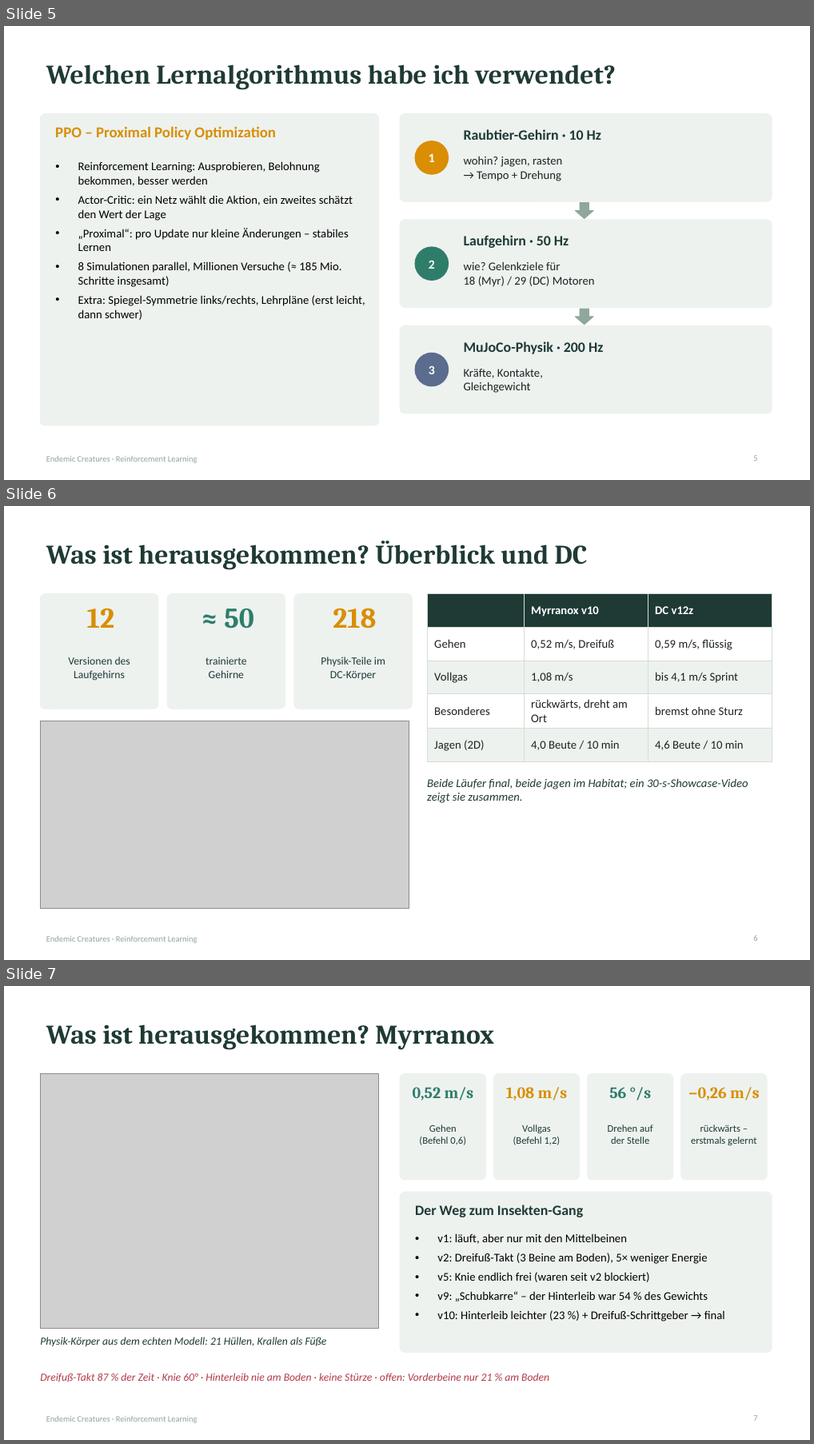
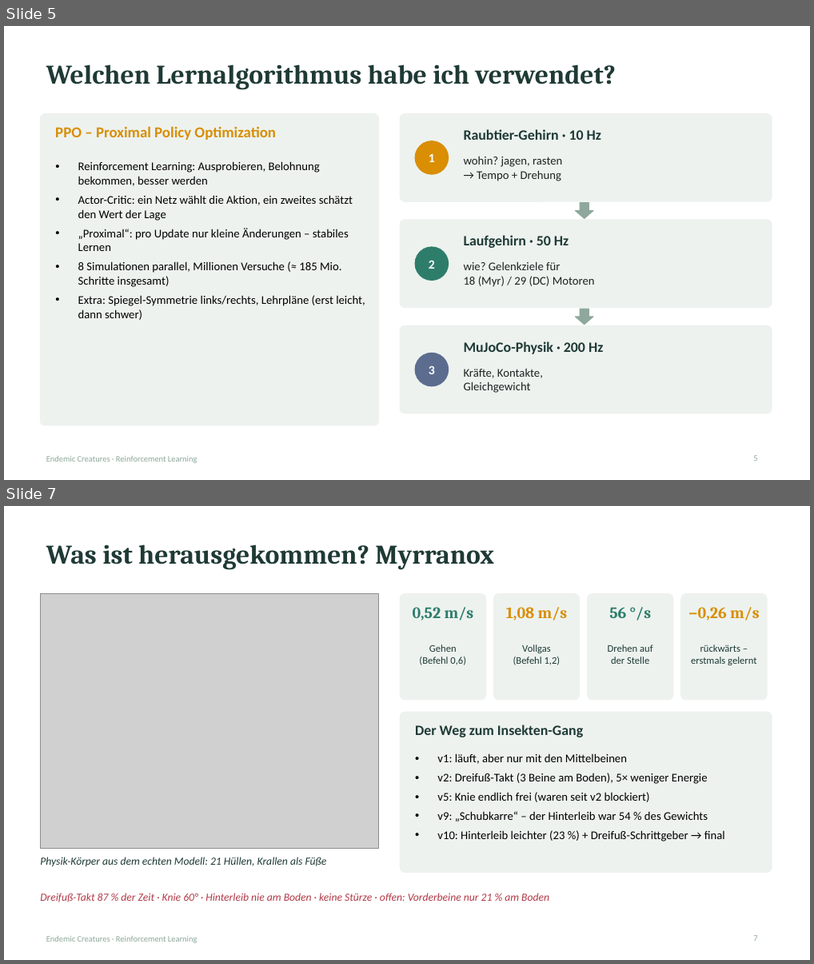
Before and after one commit to xTh0masx/Reinforcement_Learning_Creature, a slide deck: docs/presentation/Endemic_Creatures_RL_10min.pptx. Shown one above the other, each under a label of ours: slides 5, 6 and 7 before the commit, slides 5 and 7 after it; the slides between them are not shown. The pictures are 814x1444 and 814x964 pixels, drawn with LibreOffice and Linux fonts; fonts in the diff are those of the drawing; grey boxes stand for pictures. Boxes give left, top, right and bottom in pixels: in the first picture for what was removed or moved away, otherwise in the second. Text is boxed around its words. In the diff, an @@ line names an element or a change of style, - is before the commit and + after.

```diff
--- a/docs/presentation/Endemic_Creatures_RL_10min.pptx
+++ b/docs/presentation/Endemic_Creatures_RL_10min.pptx
@@ slide 6 removed at (4, 506, 810, 960), background #FFFFFF; not listed: 1 template element that a slide beside it also shows @@
@@ title removed at (46, 540, 588, 570) @@
-Was ist herausgekommen? Überblick und DC
@@ rounded rectangle removed at (40, 594, 158, 708) @@
@@ rounded rectangle removed at (167, 594, 286, 708) @@
@@ rounded rectangle removed at (294, 594, 412, 708) @@
@@ table removed at (427, 594, 772, 754), 5 rows, 3 columns @@
- | Myrranox v10 | DC v12z
-Gehen | 0,52 m/s, Dreifuß | 0,59 m/s, flüssig
-Vollgas | 1,08 m/s | bis 4,1 m/s Sprint
-Besonderes | rückwärts, dreht am Ort | bremst ohne Sturz
-Jagen (2D) | 4,0 Beute / 10 min | 4,6 Beute / 10 min
@@ text removed at (87, 608, 114, 628) @@
-12
@@ text removed at (224, 608, 254, 628) @@
-≈ 50
@@ text removed at (333, 608, 376, 628) @@
-218
@@ text removed at (68, 656, 130, 680) @@
-Versionen des
-Laufgehirns
@@ text removed at (206, 656, 247, 678) @@
-trainierte
-Gehirne
@@ text removed at (321, 656, 386, 680) @@
-Physik-Teile im
-DC-Körper
@@ picture removed at (40, 720, 410, 908) @@
@@ text removed at (427, 778, 749, 803) @@
-Beide Läufer final, beide jagen im Habitat; ein 30-s-Showcase-Video zeigt sie zusammen.
@@ page number removed at (754, 935, 758, 940) @@
-6
```
Also in this commit, not shown: 1 slide added, 2 other files.
